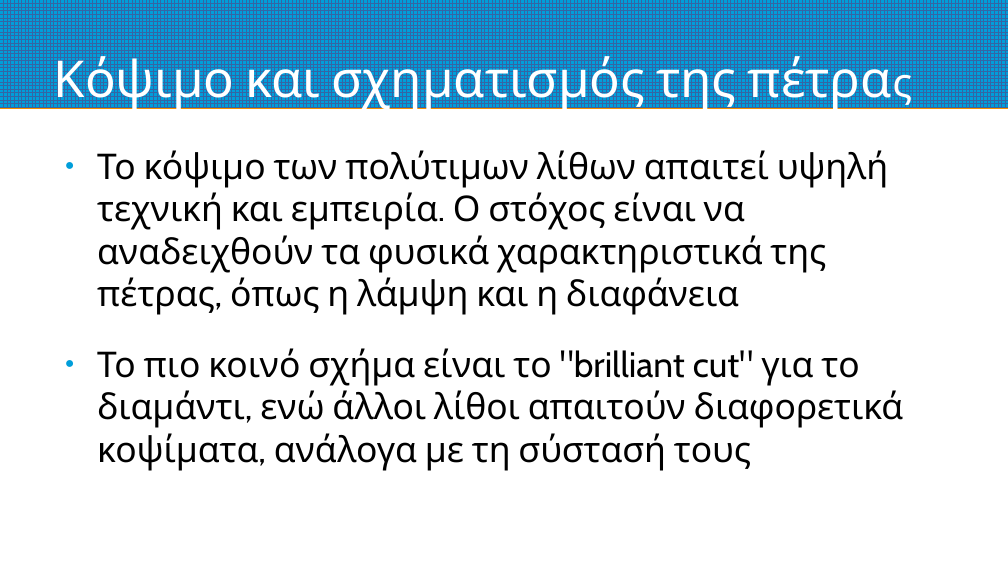
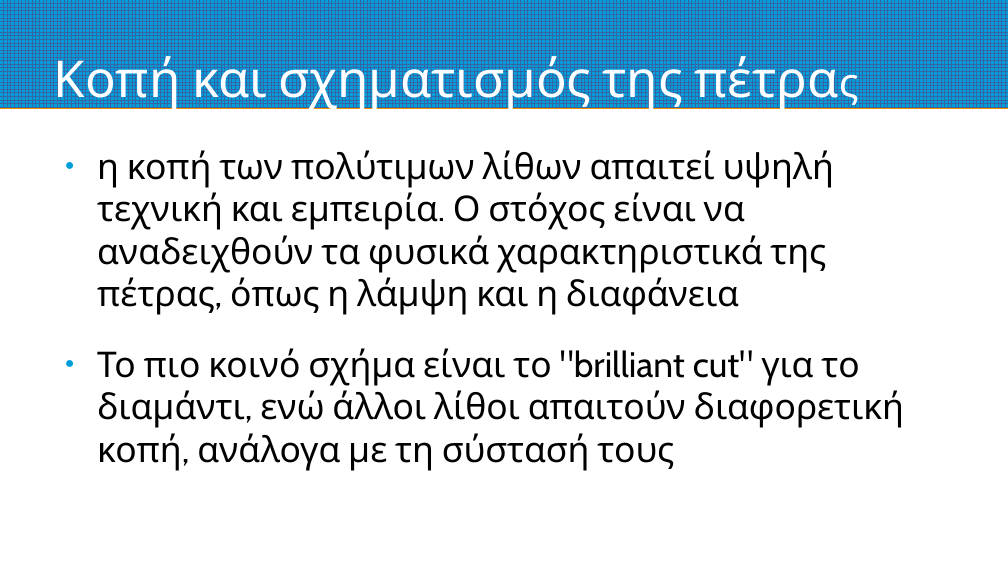
Before and after one commit to nickaiva/epas, a slide deck: slide 6 of preciousStones.odp. Drawn at 1008x567 pixels with LibreOffice and Linux fonts; fonts in the diff are those of the drawing. Boxes give left, top, right and bottom in pixels: in the first picture for what was removed or moved away, otherwise in the second. Text is boxed around its words. In the diff, an @@ line names an element or a change of style, - is before the commit and + after.

```diff
--- a/preciousStones.odp
+++ b/preciousStones.odp
@@ title at <box>54,50,683,111</box>: text changed @@
-Κόψιμο και σχηματισμός της πέτρας
+Κοπή και σχηματισμός της πέτρας
@@ text at <box>97,150,904,471</box>: text changed @@
-● Το κόψιμο των πολύτιμων λίθων απαιτεί υψηλή τεχνική και εμπειρία. Ο στόχος είναι να αναδειχθούν τα φυσικά χαρακτηριστικά της πέτρας, όπως η λάμψη και η διαφάνεια
-● Το πιο κοινό σχήμα είναι το "brilliant cut" για το διαμάντι, ενώ άλλοι λίθοι απαιτούν διαφορετικά κοψίματα, ανάλογα με τη σύστασή τους
+● η κοπή των πολύτιμων λίθων απαιτεί υψηλή τεχνική και εμπειρία. Ο στόχος είναι να αναδειχθούν τα φυσικά χαρακτηριστικά της πέτρας, όπως η λάμψη και η διαφάνεια
+● Το πιο κοινό σχήμα είναι το "brilliant cut" για το διαμάντι, ενώ άλλοι λίθοι απαιτούν διαφορετική κοπή, ανάλογα με τη σύστασή τους
```
Also in this commit, not shown: 2 other slides changed, 1 other file.
